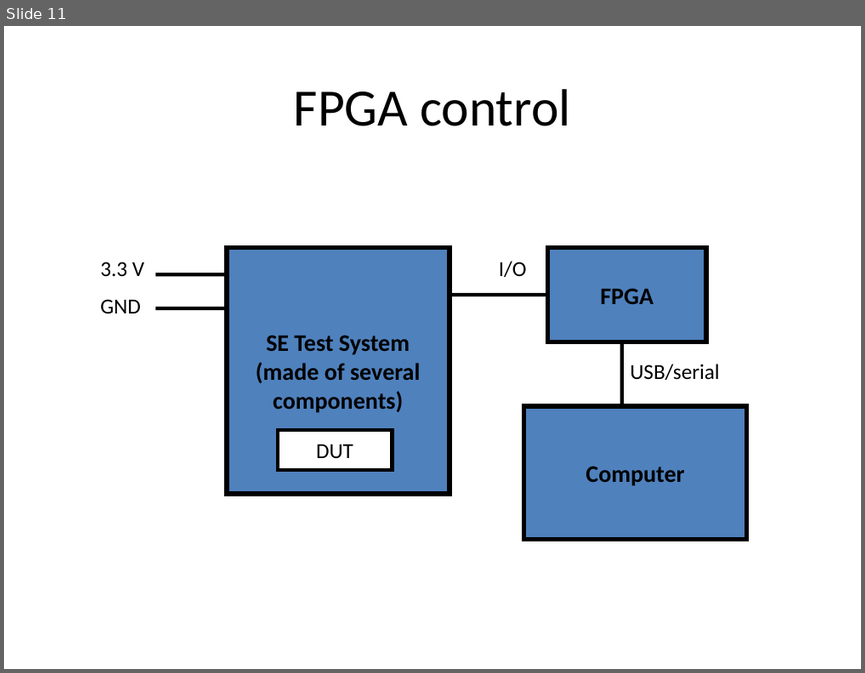
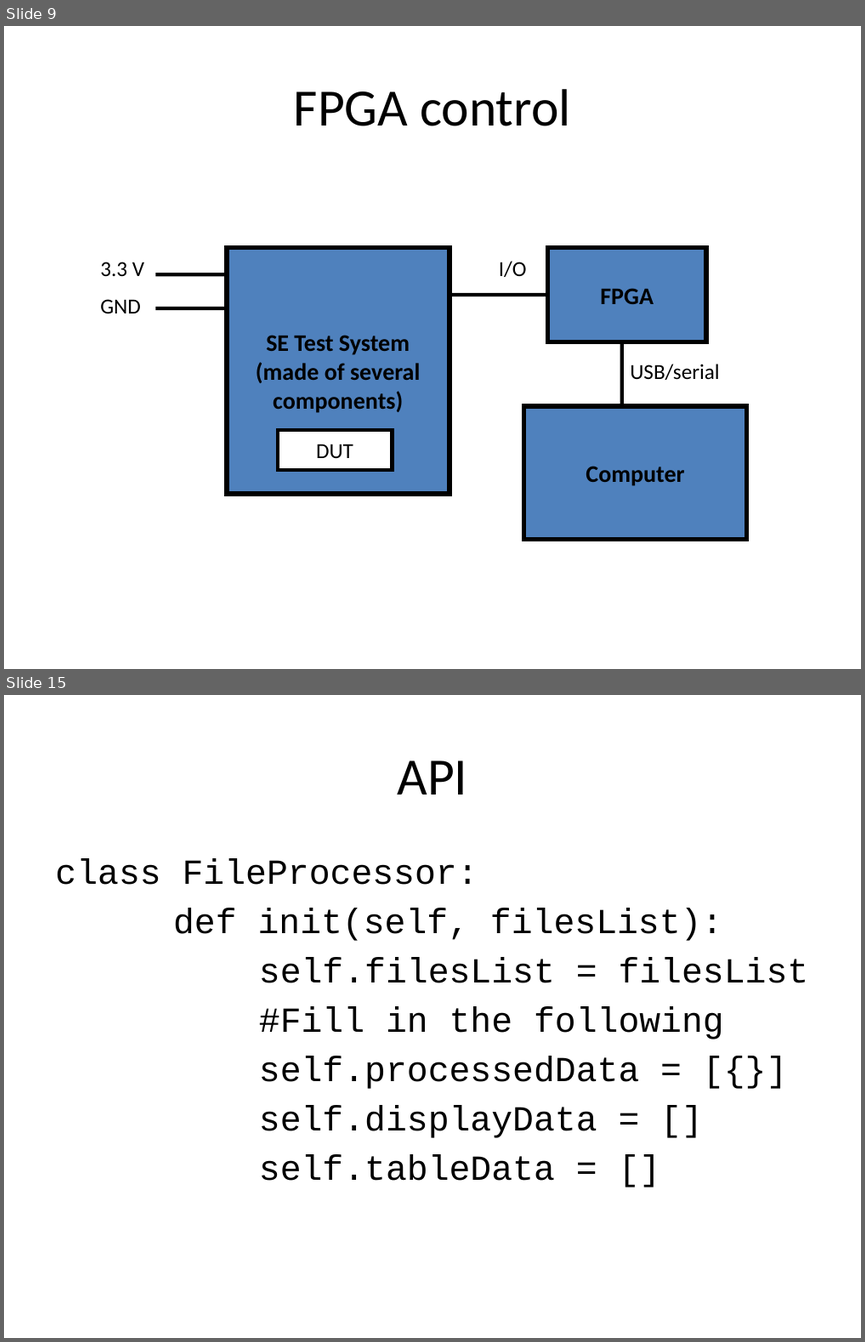
Before and after one commit to doctoboggan/DeathRay, a slide deck: manuals/desReview.pptx. Shown one above the other, each under a label of ours: slide 11 before the commit, slides 9 and 15 after it; the slides between them are not shown. The pictures are 865x673 and 865x1342 pixels, drawn with LibreOffice and Linux fonts; fonts in the diff are those of the drawing. Boxes give left, top, right and bottom in pixels: in the first picture for what was removed or moved away, otherwise in the second. Text is boxed around its words. In the diff, an @@ line names an element or a change of style, - is before the commit and + after.

```diff
--- a/manuals/desReview.pptx
+++ b/manuals/desReview.pptx
@@ slide 15 added at [4, 695, 861, 1338], background #FFFFFF @@
@@ title added at [397, 760, 467, 794], 44 pt, text #000000 @@
+API
@@ text added at [55, 858, 809, 1180], 29.6 pt, text #000000 @@
+class FileProcessor:
+def init(self, filesList):
+self.filesList = filesList
+#Fill in the following
+self.processedData = [{}]
+self.displayData = []
+self.tableData = []
@@ what was slide 11 is now slide 9 @@
```
Also in this commit, not shown: 11 slides changed, 4 other slides added, 2 slides removed.
